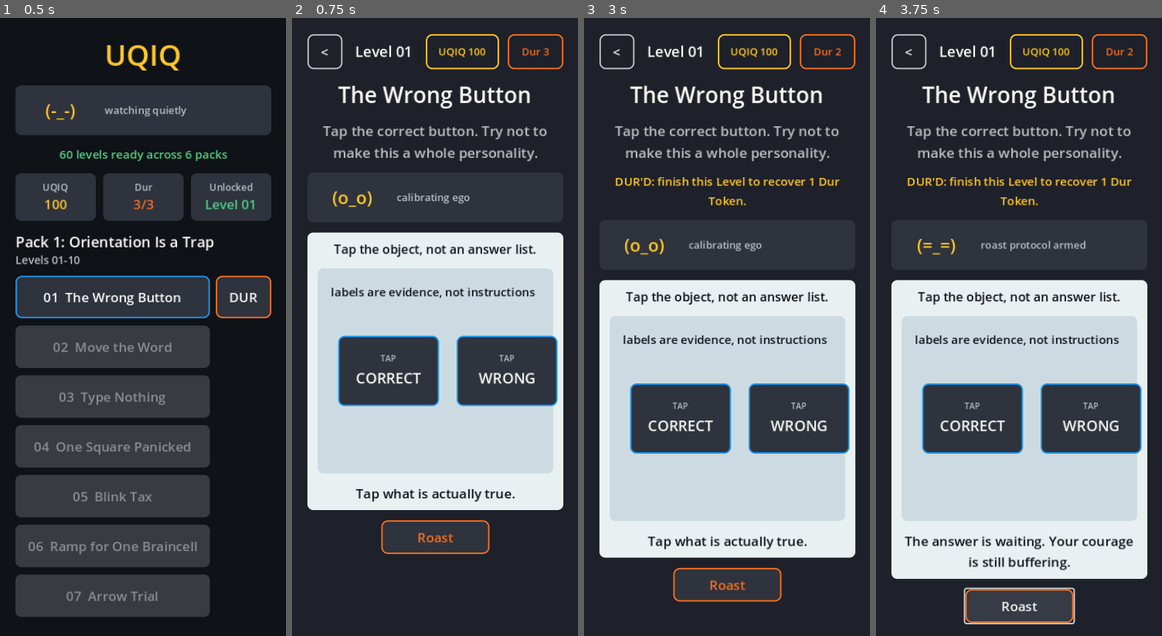
Above: before the commit, frames 1-4 (left to right).
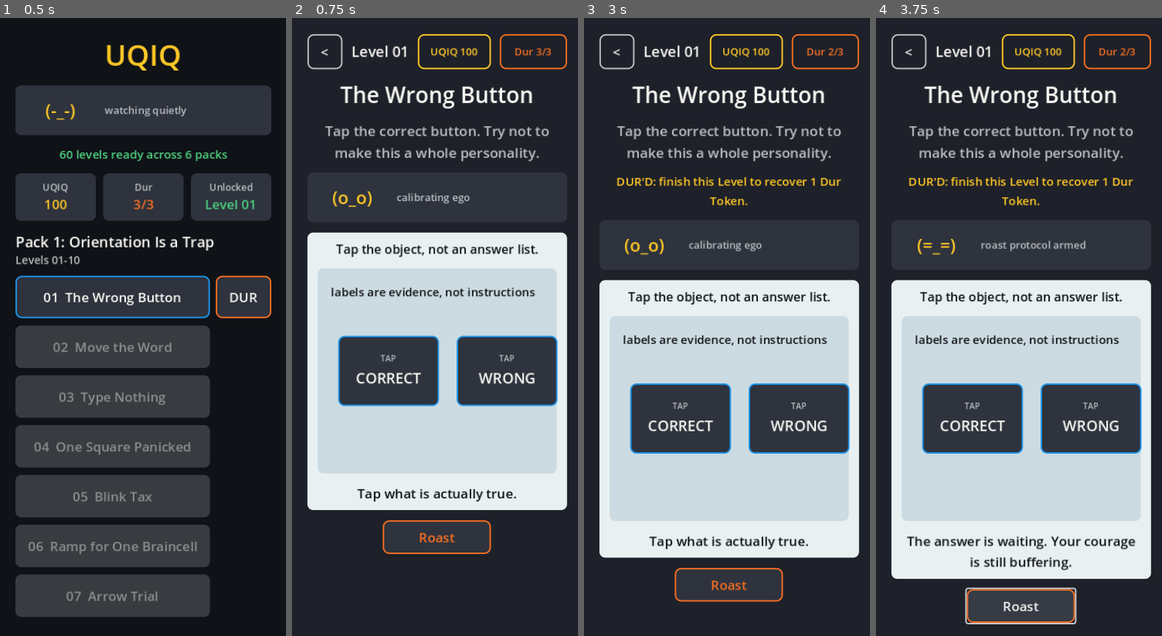
Above: after the commit, the same moments.

Repository: scwlkr/UQIQ
Game: Godot game, scene res://scenes/Main.tscn
The game is run twice, just before and just after one commit, with the same random seed, the same clock (stepped at 60 frames per second) and the same inputs.
Inputs:
- Up to frame 1 (0.5 s): no input
- Up to frame 2 (0.75 s): click "01 The Wrong Button" at 0.5 s
- Up to frame 3 (3 s): click "<" at 1.25 s; click "DUR" at 2 s; click "01 The Wrong Button | DUR'D -…" at 2.75 s
- Up to frame 4 (3.75 s): click "Roast" at 3.5 s

Frame 1 is identical in both runs. In frame 2, 5.9% of the frame differs, in the area x 10-97%, y 2-87%; in frame 3, 6.7%; in frame 4, 7.5%, in the area x 10-97%, y 2-99%.

Commit message:
Show full Dur count in play header

Diff:
--- a/scripts/main.gd
+++ b/scripts/main.gd
@@ -471,7 +471,12 @@
 	top_bar.add_child(level_label)
 
 	_add_play_header_chip(top_bar, "UQIQ %d" % _profile.current_uqiq_score(), COLOR_YELLOW, 100)
-	_add_play_header_chip(top_bar, "Dur %d" % _profile.dur_tokens(), COLOR_ORANGE, 76)
+	_add_play_header_chip(
+		top_bar,
+		"Dur %d/%d" % [_profile.dur_tokens(), LocalProfileScript.MAX_DUR_TOKENS],
+		COLOR_ORANGE,
+		92
+	)
 
 	_add_label(root, str(level.get("title", "Untitled")), 30, COLOR_TEXT)
 	_add_label(root, str(level.get("prompt", "")), 19, COLOR_MUTED)
--- a/scripts/verify_issue_23_ui_readability.gd
+++ b/scripts/verify_issue_23_ui_readability.gd
@@ -48,11 +48,11 @@
 	_assert_text_controls("Level List")
 
 	_main.call("_show_play_screen", _level_by_number(41))
-	_assert_play_header_score_visible("Memory Flash Play Screen")
+	_assert_play_header_metrics_visible("Memory Flash Play Screen")
 	_assert_text_controls("Memory Flash Play Screen")
 
 	_main.call("_show_play_screen", _level_by_number(51))
-	_assert_play_header_score_visible("Physics Draw Play Screen")
+	_assert_play_header_metrics_visible("Physics Draw Play Screen")
 	_assert_text_controls("Physics Draw Play Screen")
 
 	var level := _level_by_number(1)
@@ -66,14 +66,19 @@
 	_collect_text_controls(_main, context)
 
 
-func _assert_play_header_score_visible(context: String) -> void:
-	var label := _label_with_text(_main, "UQIQ 100")
-	_require(label != null, "%s play header should show the full starting UQIQ score." % context)
+func _assert_play_header_metrics_visible(context: String) -> void:
+	_assert_play_header_chip_visible(context, "UQIQ 100", 100.0, "full starting UQIQ score")
+	_assert_play_header_chip_visible(context, "Dur 3/3", 92.0, "full Dur Token count")
+
+
+func _assert_play_header_chip_visible(context: String, text: String, minimum_width: float, description: String) -> void:
+	var label := _label_with_text(_main, text)
+	_require(label != null, "%s play header should show the %s." % [context, description])
 	if label == null:
 		return
 
 	var chip := label.get_parent() as Control
-	_require(chip != null and chip.custom_minimum_size.x >= 100.0, "%s UQIQ chip should be wide enough for the full score." % context)
+	_require(chip != null and chip.custom_minimum_size.x >= minimum_width, "%s %s chip should be wide enough." % [context, text])
 
 
 func _collect_text_controls(node: Node, context: String) -> void:
Binary file changed: docs/app-store/screenshots/02_level_01_play.png
Binary file changed: docs/app-store/screenshots/03_pattern_grid.png
Binary file changed: docs/app-store/screenshots/04_memory_flash.png
Binary file changed: docs/app-store/screenshots/05_physics_draw.png
Binary file changed: docs/app-store/screenshots/07_drag_logic.png
Binary file changed: docs/app-store/screenshots/08_text_trap.png
Not shown, changed: docs/RELEASE_STATUS.md
